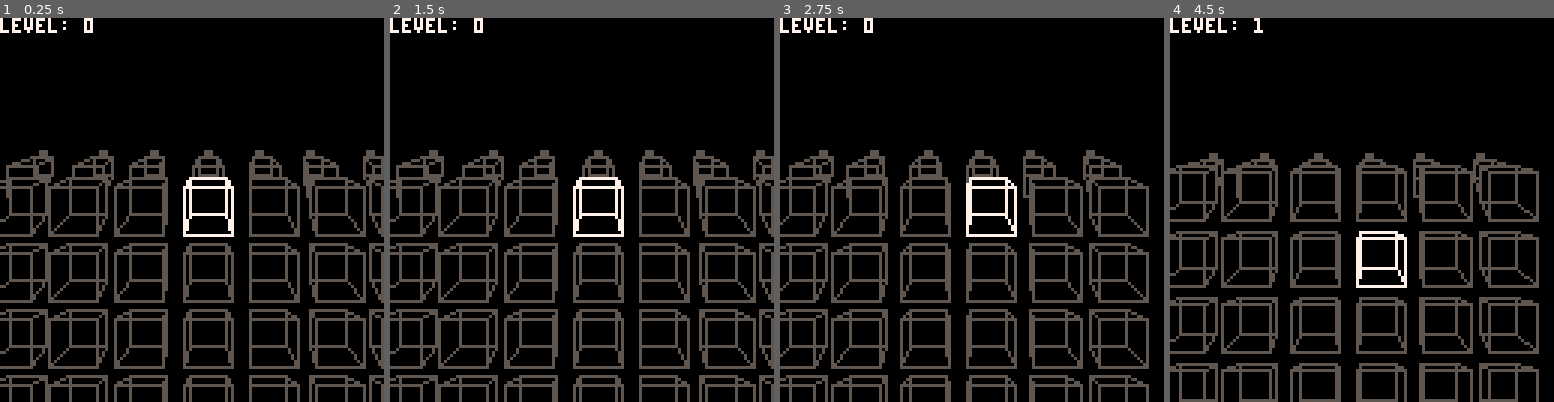
Above: before the commit, frames 1-4 (left to right).
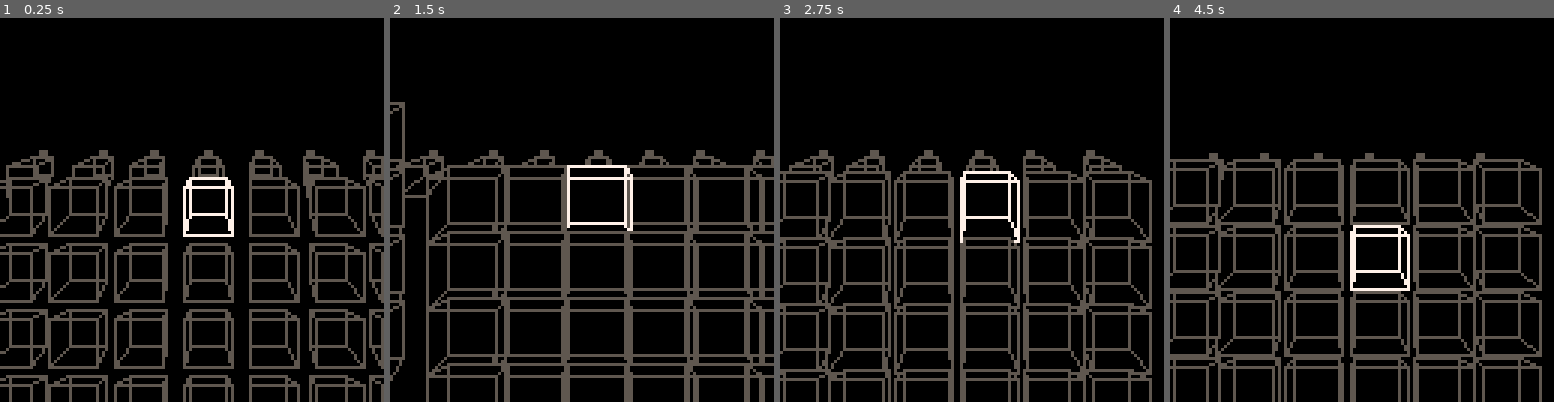
Above: after the commit, the same moments.

Repository: abemassry/dimensional-jump
Game: PICO-8 cartridge 3d_2.p8
Same seed, same stepped clock (60 frames per second), same inputs: the game is played once before the commit and once after it.
Inputs:
- Up to frame 1 (0.25 s): no input
- Up to frame 2 (1.5 s): tap X (X key) at 0.33, 1.07 s; tap O (Z key) at 0.7 s
- Up to frame 3 (2.75 s): hold Right 1.6-2.1 s; tap O (Z key) at 1.7, 2.1, 2.5 s; tap X (X key) at 1.85 s; hold Up 2.15-2.42 s; hold Right from 2.47 s (still down)
- Up to frame 4 (4.5 s): tap O (Z key) every 0.4 s from 2.9 to 4.1 s; tap X (X key) at 2.97, 4.08 s; release Right at 3.03 s; hold Left 3.08-3.58 s; hold Down 3.63-3.97 s; hold Right from 4.02 s (still down)

The runs differ from the first frame. In frame 1, 0.4% of the frame differs, in the area x 0-25%, y 0-4%; in frame 2, 24%; in frame 3, 28%; in frame 4, 30%, in the area x 0-97%, y 0-100%.

Commit message:
start working on jump into

Diff:
--- a/3d_2.p8
+++ b/3d_2.p8
@@ -11,10 +11,12 @@
 	xnudge = 0
 	ynudge = 0
 	xcpos = 0
+	jumpanim = 0
 	leftpress = false
 	rightpress = false
 	uppress = false
 	downpress = false
+	jumppress = false
 
 end
 
@@ -71,8 +73,10 @@
 		downpress = true
 	end
 	if(btn(4)) then
+		jumppress = true
 	end
 	if(btn(5)) then
+		jumppress = true
 	end
 
 	if ((not btn(0)) and (not btn(1)) and (not btn(2)) and (not btn(3))) then
@@ -120,11 +124,20 @@
 		level = 3
 	end
 
+	if (jumppress == true) then
+		jumpanim -= 0.1
+	end
+
+	if (jumpanim < -10) then
+		jumpanim = 0
+		jumppress = false
+	end
+
+
 end
 
 function _draw()
 	cls()
-	print("level: "..level, 0,0,7)
 	for i=0,0 do
 		ydiff = -17 + (i * 20) - (level*4)
 		zdiff = 7
@@ -154,7 +167,7 @@
 		setup_block(xcpos+64-55,64+ydiff,zdiff,depth,0+xnudge,u,5)
 	end
 	for j=0,3 do
-		i=0
+		i= (jumpanim * .5)
 		ydiff = j*22 - (level*4)
 		depth = 5
 		c = 5
@@ -178,7 +191,7 @@
 		setup_block(xcpos+64-40,64+ydiff,i,depth,2+xnudge,u,c)
 		c = 5
 		if (current == -3 and j == level) c = 7
-		setup_block(xcpos+64-60,64+ydiff,i,depth,0+xnudge,u,c)
+		setup_block((jumpanim*2)+xcpos+64-60,(jumpanim*3)+64+ydiff,i,depth,0+xnudge,u,c)
 	end
 
 end
